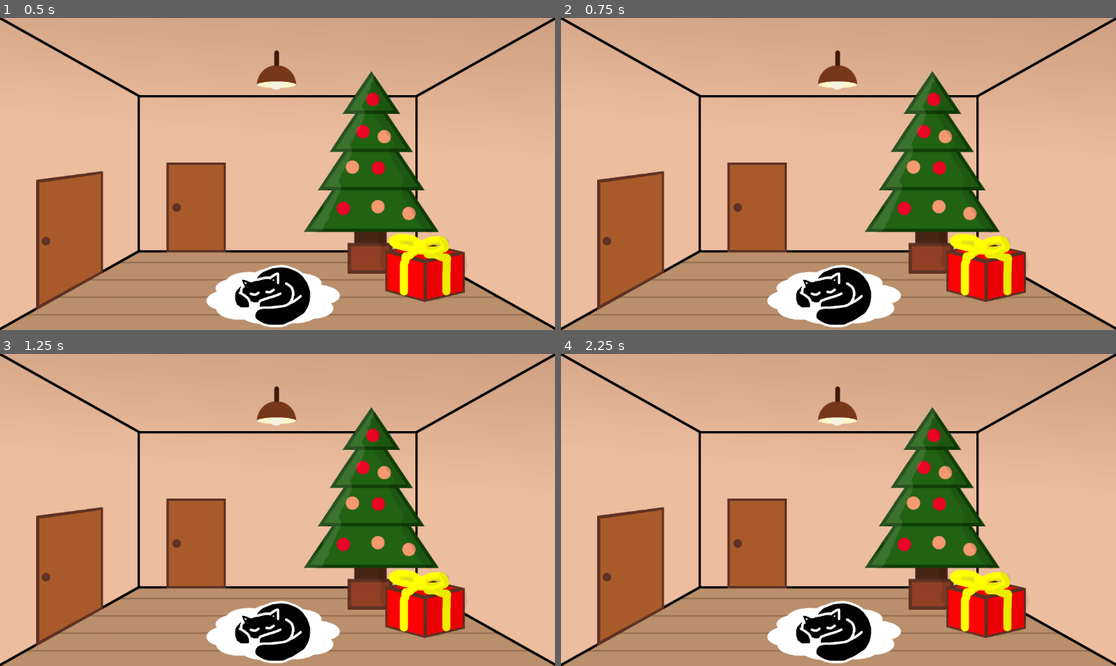
Above: before the commit, frames 1-4 (two rows, left to right).
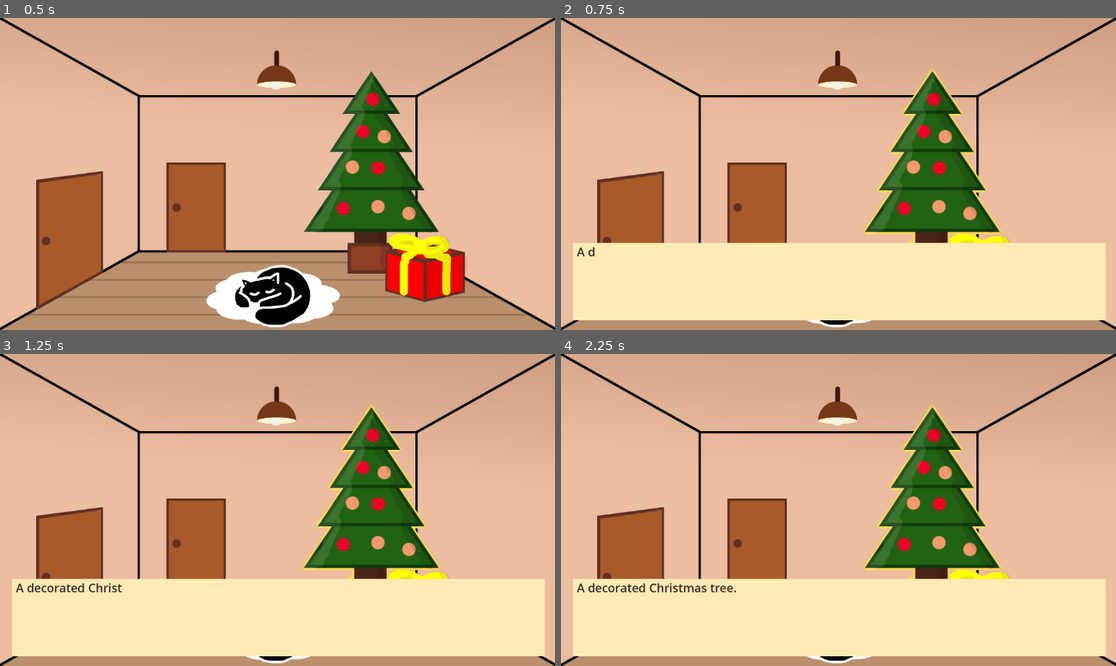
Above: after the commit, the same moments.

Repository: eltonchan1/giftbox
Game: Godot game, scene res://living_room.tscn
Two runs of this game, one before a commit and one after it. Both use one fixed random seed, a clock stepped at 60 frames per second and the inputs below.
Inputs (mouse positions are in pixels of both pictures, inside the frame that each line leads up to):
- Up to frame 1 (0.5 s): no input
- Up to frame 2 (0.75 s): tap Enter at 0.5 s; move the mouse to (960, 158) at 0.52 s; hold Right from 0.53 s (still down); tap Alt at 0.6 s; click (960, 158) at 0.67 s
- Up to frame 3 (1.25 s): keep holding Right
- Up to frame 4 (2.25 s): move the mouse to (727, 525) at 1.27 s; release Right at 1.28 s; hold Down 1.28-2.03 s; tap Shift at 1.35 s; tap Space at 2 s; move the mouse to (894, 441) at 2.02 s; hold Right from 2.03 s (still down); tap Alt at 2.1 s

Frame 1 is identical in both runs. In frame 2, 24% of the frame differs, in the area x 2-99%, y 16-97%; in frame 3, 24%; in frame 4, 24%.
Error before the commit: Parse Error: Preload file "res://assets/gift_open.png" does not exist. (res://living_room.gd:269)

Commit message:
updated dialogue3

Diff:
--- a/living_room.gd
+++ b/living_room.gd
@@ -8,7 +8,7 @@
 var is_typing = false
 var full_text = ""
 var current_char = 0
-var type_speed = 0.05
+var type_speed = 0.02
 
 var current_dialogue_chain = []
 var current_dialogue_index = 0
@@ -18,7 +18,8 @@
 	"gave_catnip": false,
 	"has_keys": false,
 	"gift_opened": false,
-	"outside": false
+	"outside": false,
+	"got_keys_from_cat": false
 }
 
 
@@ -29,31 +30,29 @@
 	"carpetcol": [
 		{"text": "A carpet. \nThere's a cat on it.", "type": "text"},
 	],
-	"catcol": [
+		"catcol": [
 		{"text": "A cat. \nThere's a carpet under it.", "type": "text"},
 		{"text": "Pet the cat?", "type": "choice_conditional",
 		 "condition": "gave_catnip",
 		 "if_true": {
-			"choices": ["Talk", "Pet", "Leave"],
-			"responses": [
-				[
-					{"text": "damn that shit gas", "type": "text", "sound": true},
-					{"text": "oh yea btw heres ur keys i had them", "type": "text", "sound": true},
-					{"text": "(...? You got your keys!)", "type": "text", "set_var": {"has_keys": true}}
-				],
+			"choices": ["Pet", "Leave"],
+			"responses": [
 				[{"text": "purrrrrrrrrrrrrrrrrr", "type": "text", "sound": true}],
-				[{"text": "tysm man", "type": "text", "sound": true}]
+				[{"text": "The cat looks really high...", "type": "text"}]
 			]
 		 },
 		 "if_false": {
+			"text": "Pet the cat?",
+			"type": "choice_conditional",
 			"condition": "has_catnip",
 			"if_true": {
 				"choices": ["Pet", "Give catnip", "Leave"],
 				"responses": [
 					[{"text": "The cat purrs.", "type": "text"}],
 					[
-						{"text": "", "type": "text", "sound": true, "trigger": "catniwp"},
-						{"text": "The cat is very happy now.", "type": "text", "set_var": {"has_catnip": false, "gave_catnip": true}}
+						{"text": "damn that shit gas", "type": "text", "sound": true, "trigger": "catniwp"},
+						{"text": "oh yea btw heres ur keys i had them", "type": "text", "sound": true},
+						{"text": "(...? You got your keys!)", "type": "text", "set_var": {"has_catnip": false, "gave_catnip": true, "has_keys": true, "got_keys_from_cat": true}}
 					],
 					[{"text": "The cat probably needs to rest, better not disturb it.", "type": "text"}]
 				]
@@ -76,9 +75,10 @@
 		{"text": "Open the present?", "type": "choice_conditional",
 		 "condition": "gift_opened",
 		 "if_true": {
-			"choices": ["Close"],
-			"responses": [
-				[{"text": "It's empty now.", "type": "text"}]
+			"choices": ["Yes", "No"],
+			"responses": [
+				[{"text": "You couldn't open the gift while it was open, so you closed it and opened it.", "type": "text"}, {"text": "It was empty. \nOf course.", "type": "text"}],
+				[{"text": "Is it even possible to open a present after you've opened it?", "type": "text"}]
 			]
 		 },
 		 "if_false": {
@@ -96,23 +96,27 @@
 		{"text": "A lamp. \nYou must be really tall to interact with this.", "type": "text"}
 	],
 	"doorexitcol": [
-		{"text": "The exit door.", "type": "text"},
-		{"text": "Leave?", "type": "choice_conditional",
+		{"text": "The door to go outside.", "type": "text"},
+		{"text": "Go outside?", "type": "choice_conditional",
 		 "condition": "has_keys",
 		 "if_true": {
 			"choices": ["Yes", "No"],
 			"responses": [
-				[{"text": "You left the room.", "type": "text", "set_var": {"outside": true}}],
+				[{"text": "You went outside.", "type": "text", "set_var": {"outside": true}}],
 				[{"text": "Maybe stay a bit longer.", "type": "text"}]
 			]
 		 },
 		 "if_false": {
-			"choices": ["Try to open"],
-			"responses": [
-				[{"text": "It's locked. You need keys.", "type": "text"}]
+			"choices": ["Yes", "No"],
+			"responses": [
+				[{"text": "It's locked. You need keys.", "type": "text"}],
+				[{"text": "Maybe stay a bit longer.", "type": "text"}]
 			]
 		 }
 		}
+	],
+	"doorsidecol": [
+		{"text": "yea i didnt have the time to make and code a whole other room sorry :heavysob: \n-the person who made this house (definitely not elslie)", "type": "text"}
 	]
 }
 
@@ -266,7 +270,7 @@
 		"catniwp":
 			cat_sprite.texture = preload("res://assets/catniwp.png")
 		"gift_open":
-			gift_sprite.texture = preload("res://assets/gift_open.png")
+			gift_sprite.texture = preload("res://assets/giftopen.png")
 
 func show_choices(choices, responses):
 	for child in choice_container.get_children():
@@ -328,7 +332,7 @@
 
 		if play_sound and meow and current_char % 2 == 0:
 			audio_player.stream = meow
-			audio_player.pitch_scale = randf_range(0.9, 1.1)
+			audio_player.pitch_scale = randf_range(0.95, 1.05)
 			audio_player.play()
 
 		await get_tree().create_timer(type_speed).timeout
--- a/living_room.tscn
+++ b/living_room.tscn
@@ -160,3 +160,5 @@
 [node name="CollisionShape2D" type="CollisionShape2D" parent="doorexitcol"]
 position = Vector2(-281.5, 117)
 shape = SubResource("RectangleShape2D_6sk78")
+
+[node name="AudioStreamPlayer" type="AudioStreamPlayer" parent="."]
Binary file changed: assets/catniwp.png
Binary file added: assets/giftopen.png
Not shown, changed: assets/giftopen.png.import
